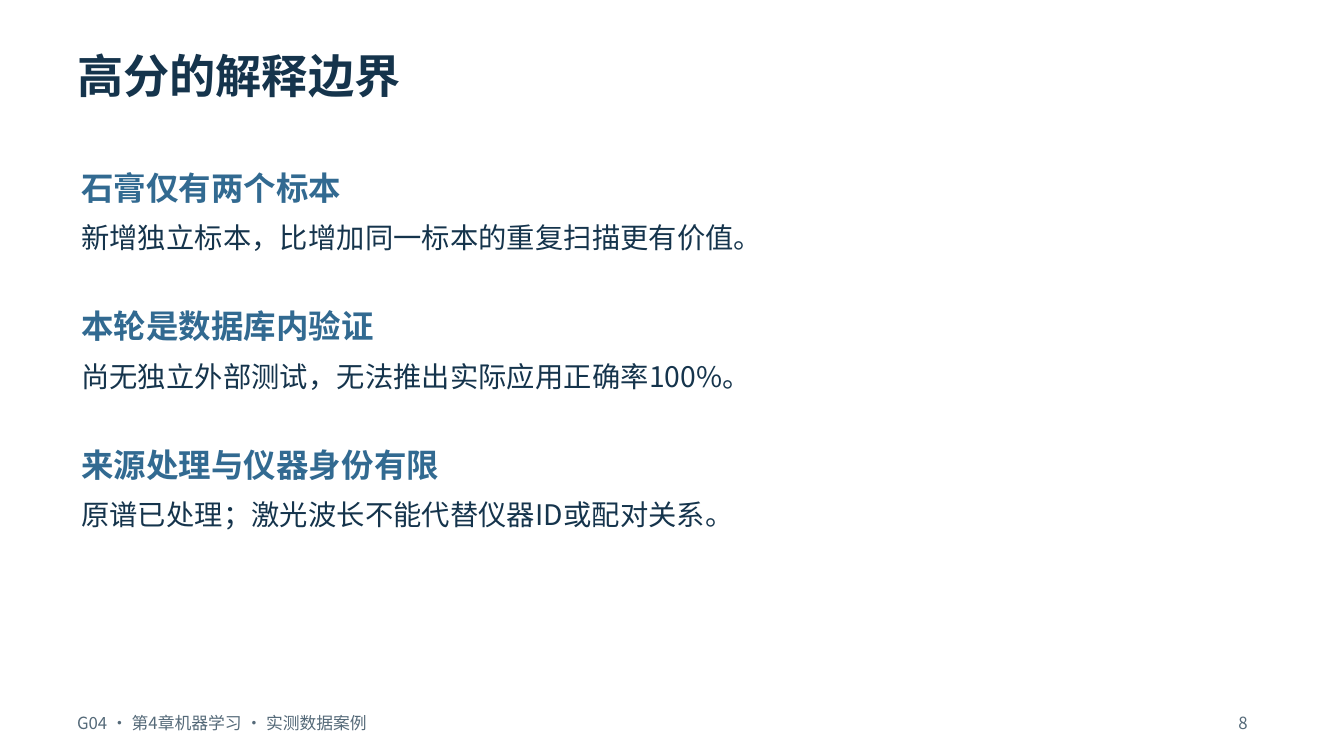
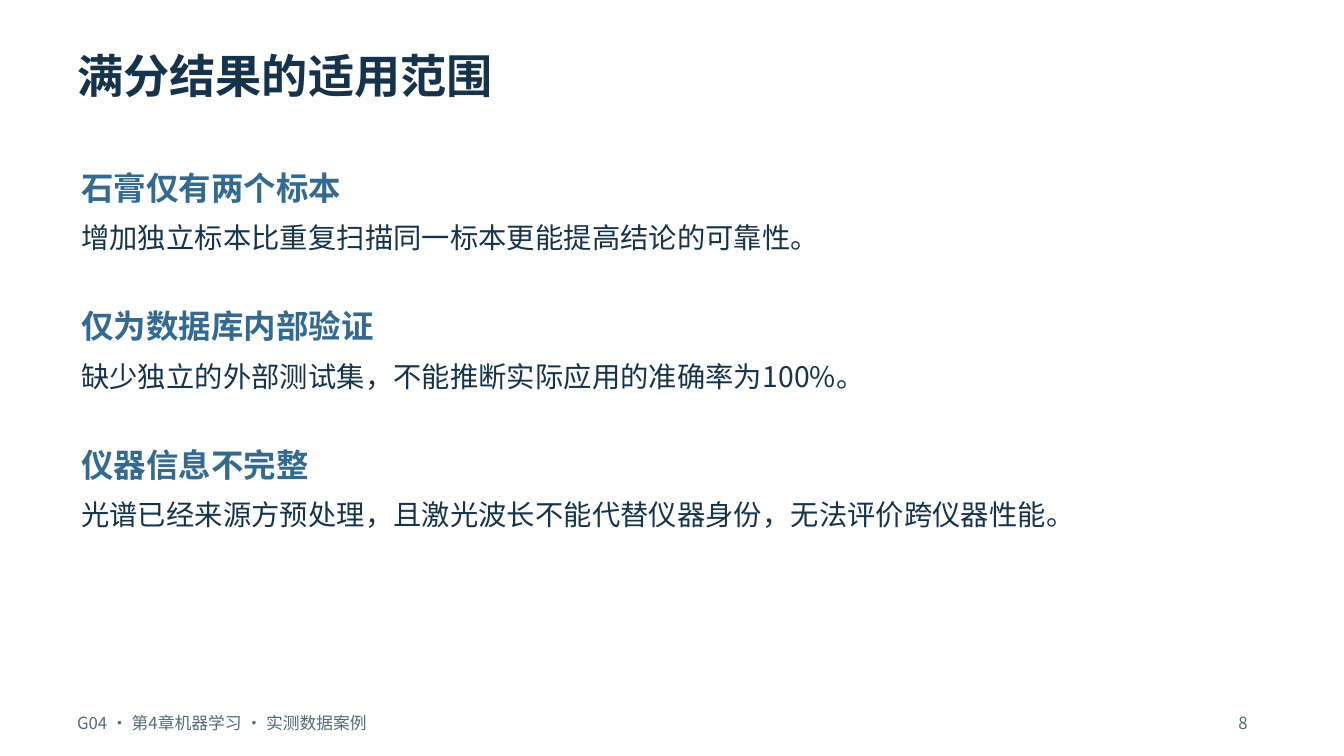
Before and after one commit to hachimi-rabbit/intelligent-analytical-chemistry, a slide deck: slide 8 of resources/annual/2026-2027/student-reports/ch04/G04-Raman-Real-Report.pptx. Drawn at 1344x756 pixels with LibreOffice and Linux fonts; fonts in the diff are those of the drawing. Boxes give left, top, right and bottom in pixels: in the first picture for what was removed or moved away, otherwise in the second. Text is boxed around its words. In the diff, an @@ line names an element or a change of style, - is before the commit and + after.

```diff
--- a/resources/annual/2026-2027/student-reports/ch04/G04-Raman-Real-Report.pptx
+++ b/resources/annual/2026-2027/student-reports/ch04/G04-Raman-Real-Report.pptx
@@ text at (77,53,493,97): text changed @@
-高分的解释边界
+满分结果的适用范围
@@ text at (81,224,819,251): text changed @@
-新增独立标本，比增加同一标本的重复扫描更有价值。
+增加独立标本比重复扫描同一标本更能提高结论的可靠性。
@@ text at (81,310,374,341): text changed @@
-本轮是数据库内验证
+仅为数据库内部验证
@@ text at (81,363,864,390): text changed @@
-尚无独立外部测试，无法推出实际应用正确率100%。
+缺少独立的外部测试集，不能推断实际应用的准确率为100%。
@@ text at (81,449,309,480): text changed @@
-来源处理与仪器身份有限
+仪器信息不完整
@@ text at (81,501,1074,528): text changed @@
-原谱已处理；激光波长不能代替仪器ID或配对关系。
+光谱已经来源方预处理，且激光波长不能代替仪器身份，无法评价跨仪器性能。
```
Also in this commit, not shown: 9 other slides changed, 2 slides added, 2 slides removed, 5 other files.
